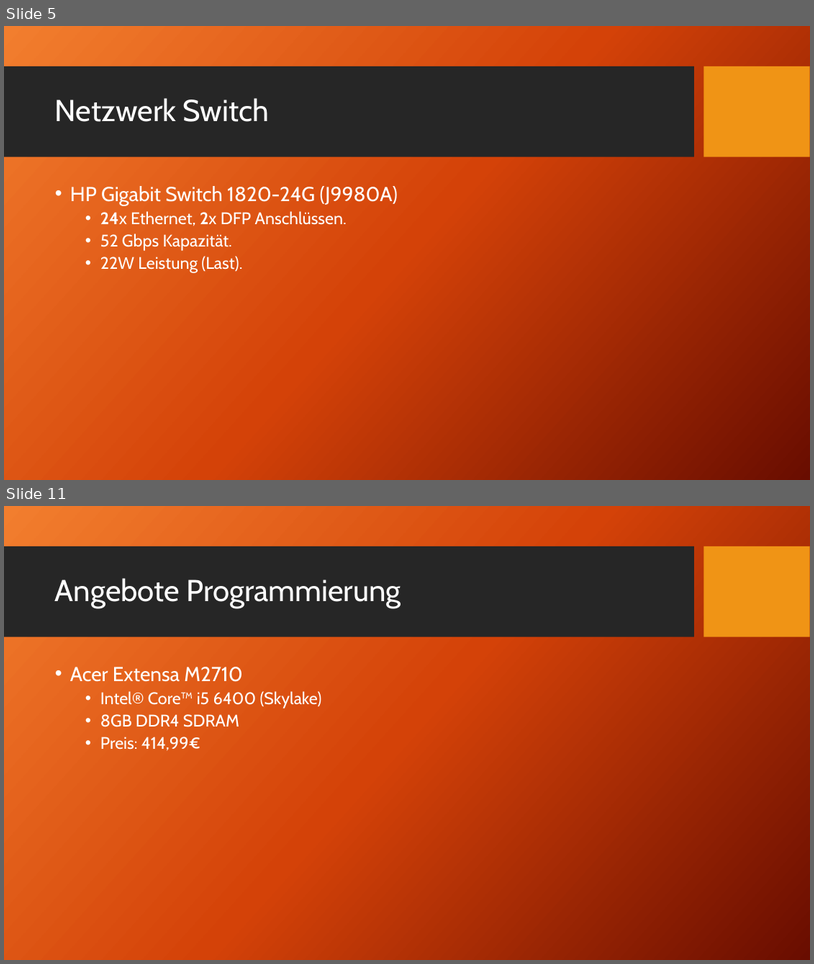
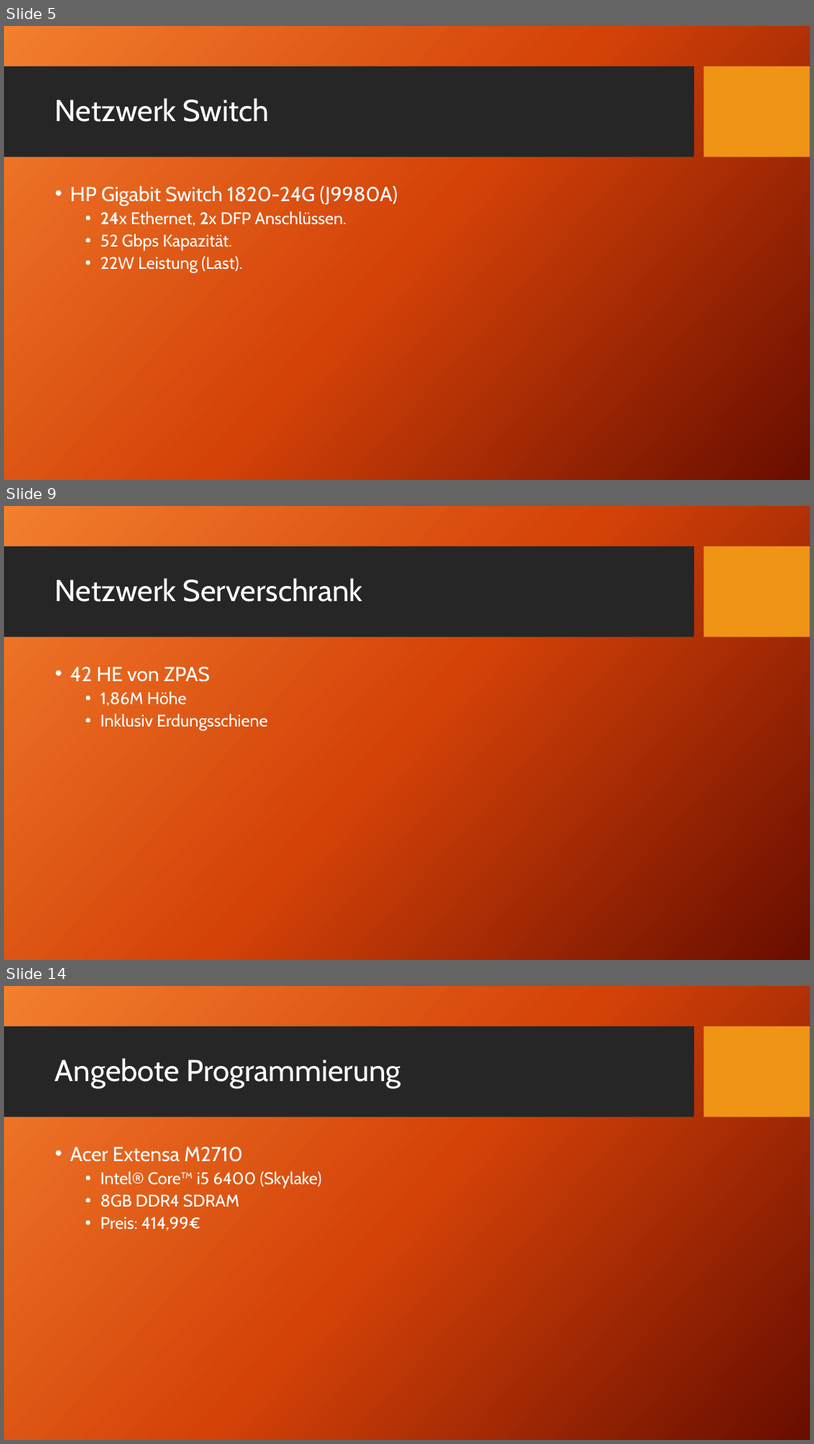
Before and after one commit to HaJaReDeluxe/mintBerryCrunchGames, a slide deck: Angebot für mintBerryCrunchGames GmbH.pptx. Shown one above the other, each under a label of ours: slides 5 and 11 before the commit, slides 5, 9 and 14 after it; the slides between them are not shown. The pictures are 814x964 and 814x1444 pixels, drawn with LibreOffice and Linux fonts; fonts in the diff are those of the drawing; background and template pictures are left out. Boxes give left, top, right and bottom in pixels: in the first picture for what was removed or moved away, otherwise in the second. Text is boxed around its words. In the diff, an @@ line names an element or a change of style, - is before the commit and + after.

```diff
--- a/Angebot für mintBerryCrunchGames GmbH.pptx
+++ b/Angebot für mintBerryCrunchGames GmbH.pptx
@@ slide 9 added at [4, 506, 810, 960], background picture (left out); not listed: 2 template elements that a slide beside it also shows @@
@@ title added at [55, 578, 363, 602], 36 pt, text #FFFFFF @@
+Netzwerk Serverschrank
@@ text added at [70, 667, 268, 731], 20 pt, text #FFFFFF @@
+• 42 HE von ZPAS
+  • 1,86M Höhe
+  • Inklusiv Erdungsschiene
@@ what was slide 11 is now slide 14 @@
```
Also in this commit, not shown: 5 slides changed, 3 other slides added, 1 slide removed, 2 other files.
